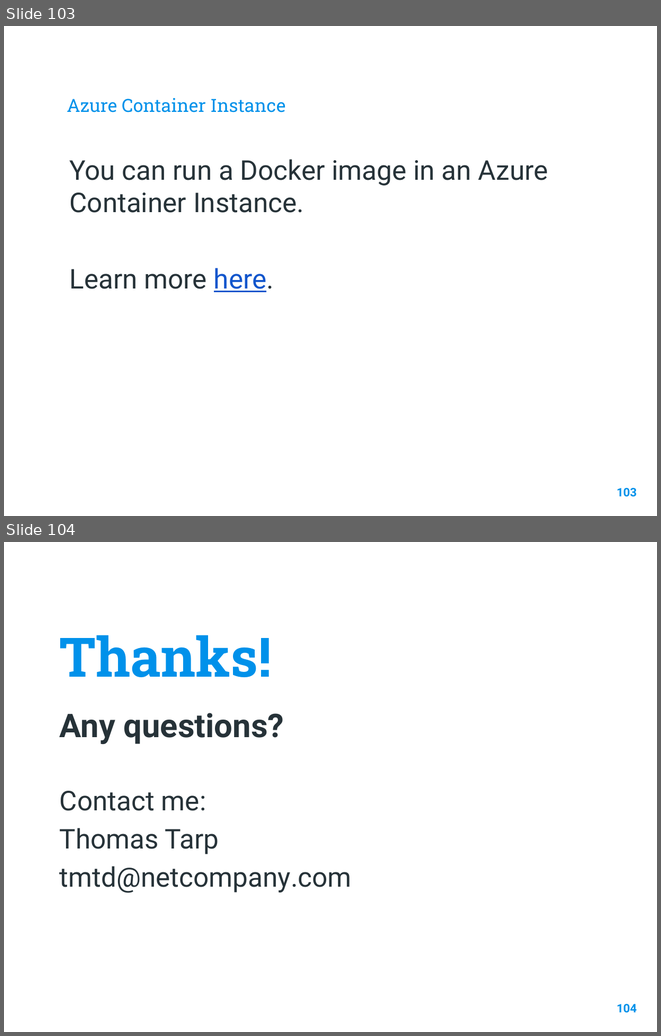
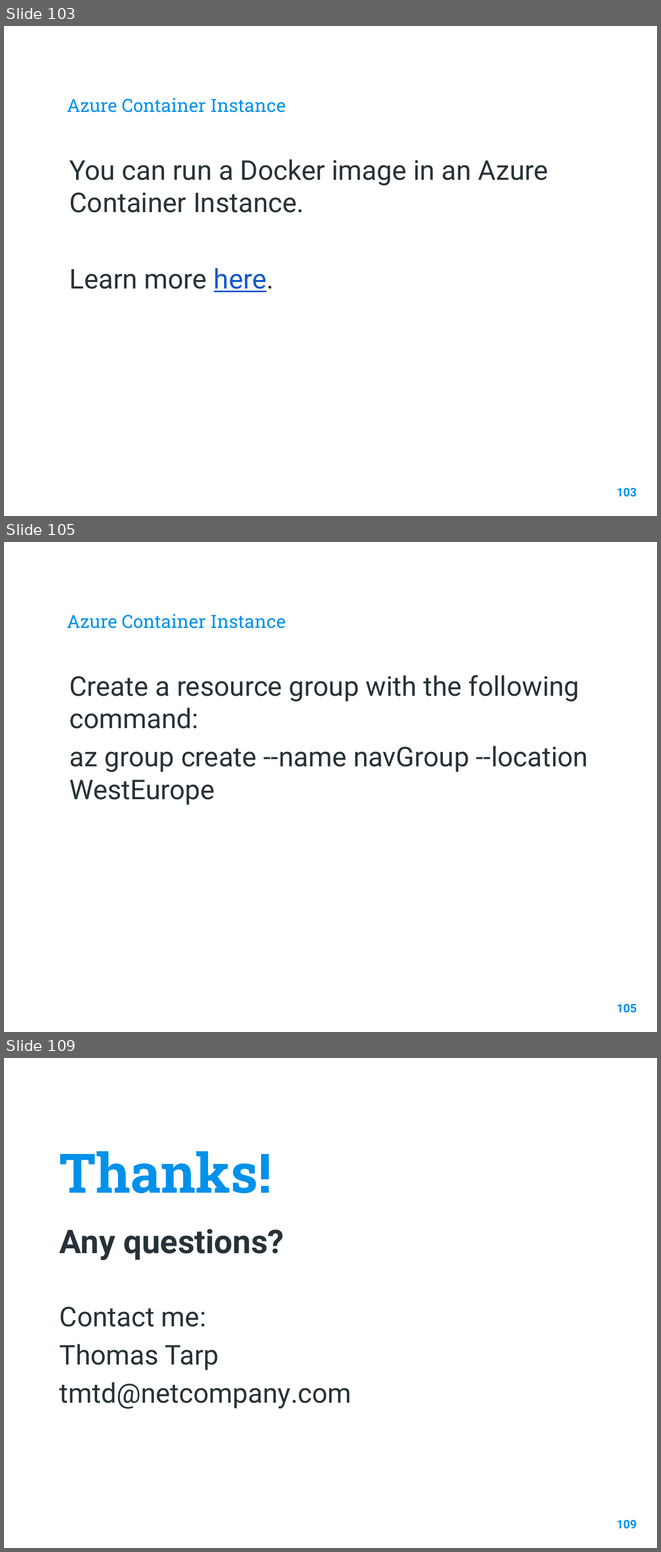
Before and after one commit to thomas-tarp/BConDockerMasterClass, a slide deck: Business Central on a Docker Image.pptx. Shown one above the other, each under a label of ours: slides 103 and 104 before the commit, slides 103, 105 and 109 after it; the slides between them are not shown. The pictures are 661x1036 and 661x1552 pixels, drawn with LibreOffice and Linux fonts; fonts in the diff are those of the drawing; background and template pictures are left out. Boxes give left, top, right and bottom in pixels: in the first picture for what was removed or moved away, otherwise in the second. Text is boxed around its words. In the diff, an @@ line names an element or a change of style, - is before the commit and + after.

Commit message:
Updated Azure Container Instance explanation

```diff
--- a/Business Central on a Docker Image.pptx
+++ b/Business Central on a Docker Image.pptx
@@ slide 105 added at [4, 542, 657, 1032], background picture (left out) @@
@@ title added at [67, 614, 285, 628], 20 pt, text #0091EA @@
+Azure Container Instance
@@ text added at [69, 675, 589, 805], 30 pt, text #263238 @@
+Create a resource group with the following command:
+az group create --name navGroup --location WestEurope
@@ page number added at [617, 1004, 637, 1013], 13 pt, text #0091EA, bold @@
+105
@@ what was slide 104 is now slide 109 @@
@@ page number at [617, 1520, 637, 1529]: text changed @@
-104
+109
```
Also in this commit, not shown: 4 other slides added.
